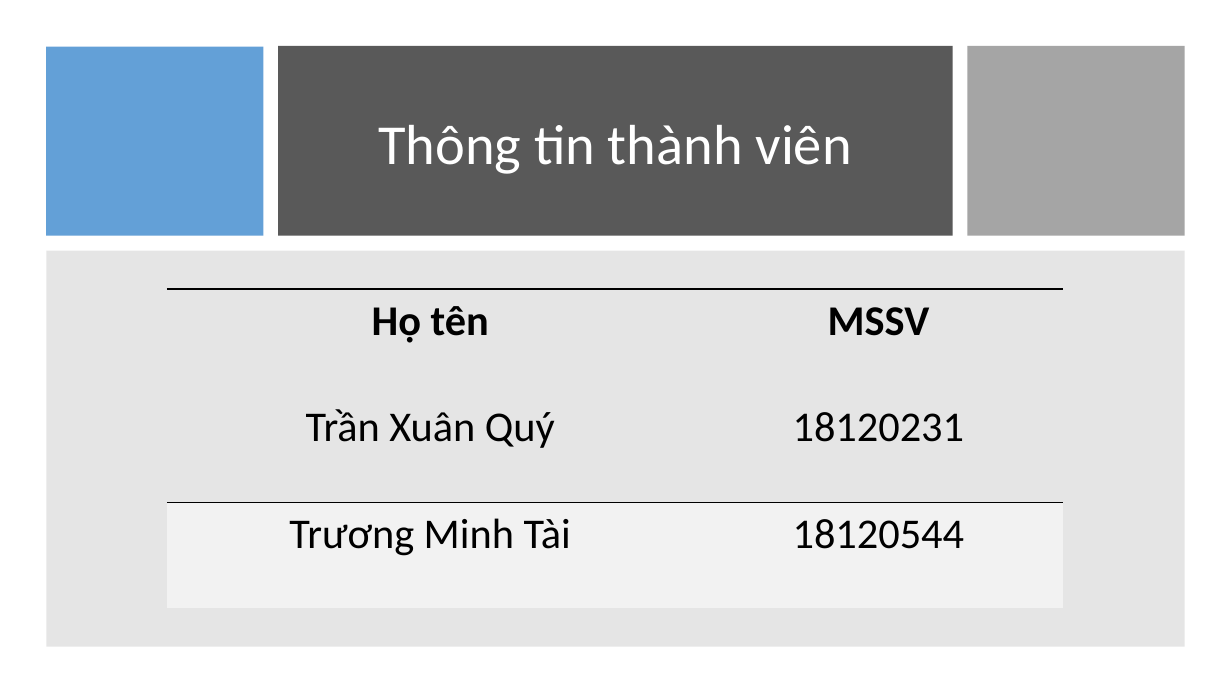
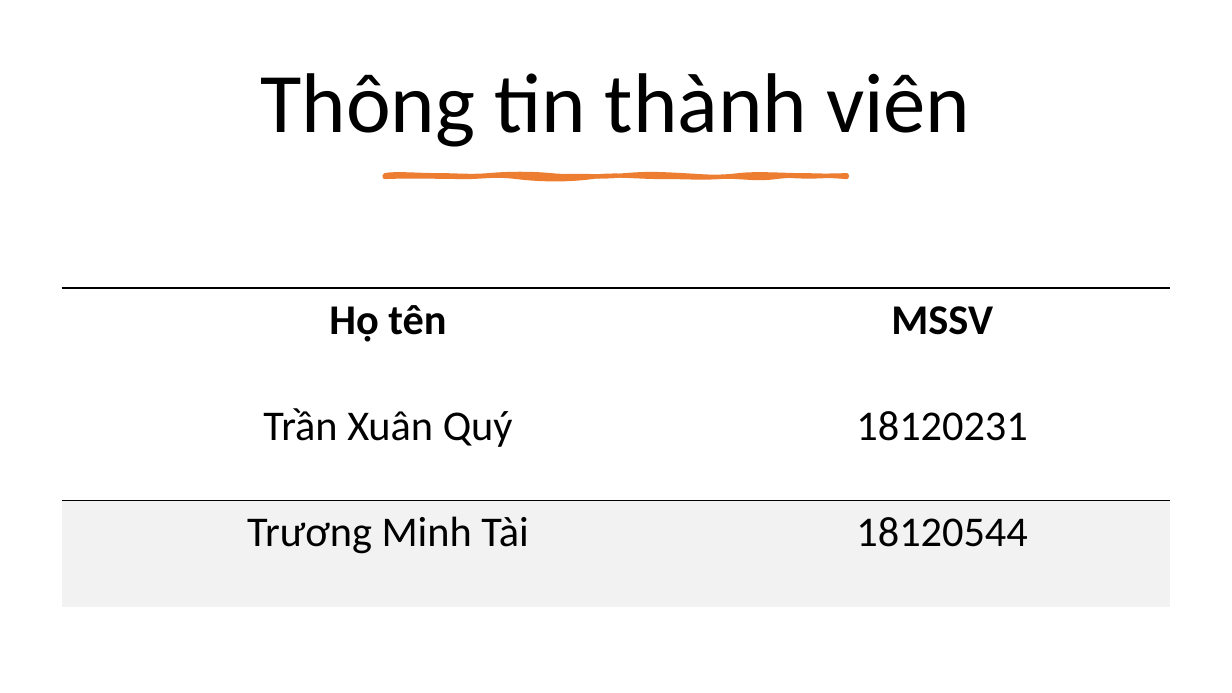
Before and after one commit to XQuyTran/DataScience_Project_HCMUS, a slide deck: slide 2 of presentation/Slide.pptx. Drawn at 1232x693 pixels with LibreOffice and Linux fonts; fonts in the diff are those of the drawing. Boxes give left, top, right and bottom in pixels: in the first picture for what was removed or moved away, otherwise in the second. Text is boxed around its words. In the diff, an @@ line names an element or a change of style, - is before the commit and + after.

```diff
--- a/presentation/Slide.pptx
+++ b/presentation/Slide.pptx
@@ rectangle removed at [46, 46, 263, 236] @@
@@ title "Thông tin thành viên": place and size @@
-title "Thông tin thành viên" at [378, 125, 852, 174]
+title "Thông tin thành viên" at [260, 73, 970, 147]
@@ title "Thông tin thành viên" at [260, 73, 970, 147]: size 44 to 66 pt, text colour #FFFFFF to #000000 @@
@@ rectangle removed at [278, 46, 953, 236] @@
@@ rectangle removed at [968, 46, 1185, 236] @@
@@ freeform shape added at [384, 176, 847, 177], fill #ED7D31, outline #ED7D31 3.25 pt @@
@@ rectangle removed at [46, 250, 1185, 646] @@
@@ table: place and size @@
-table at [167, 289, 1064, 608]
+table at [62, 287, 1171, 606]
```
Also in this commit, not shown: 8 other slides changed, 9 slides added, 5 slides removed, 1 other file.
